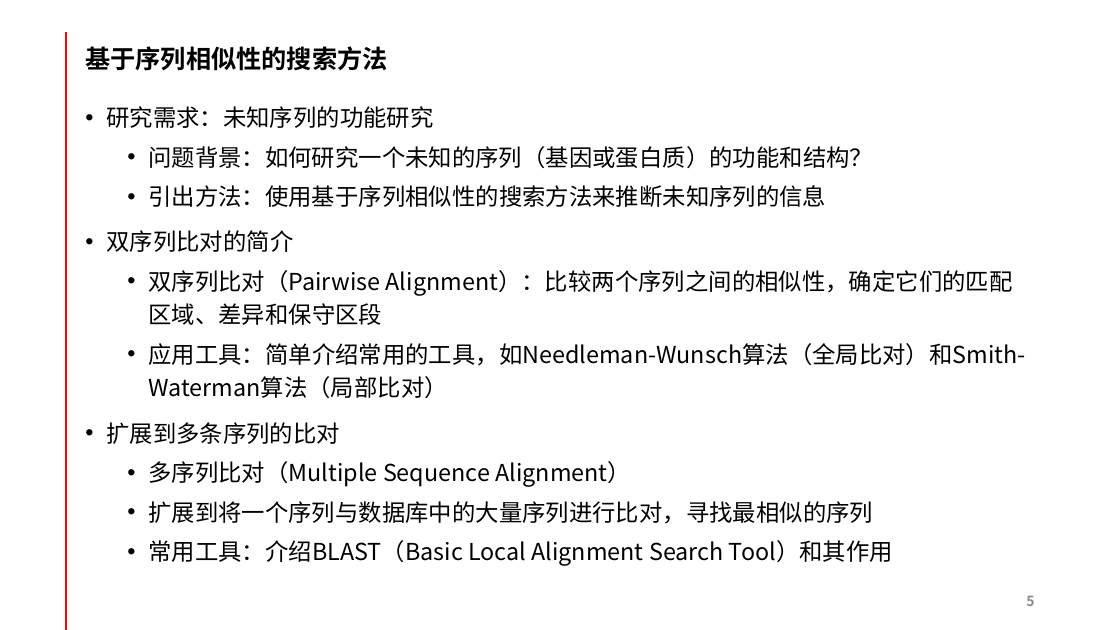
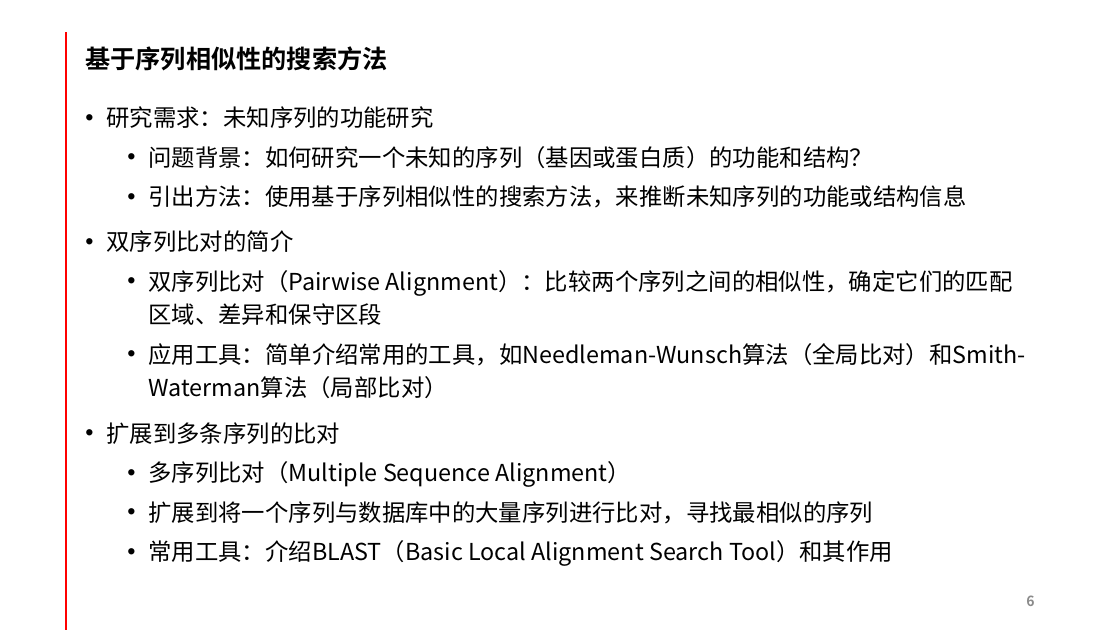
Before and after one commit to yanlinlin82/share, a slide deck: slide 6 of 颜林林-生物信息学中的信息搜索方法-20240909.pptx (slide 5 before the commit). Drawn at 1120x630 pixels with LibreOffice and Linux fonts; fonts in the diff are those of the drawing. Boxes give left, top, right and bottom in pixels: in the first picture for what was removed or moved away, otherwise in the second. Text is boxed around its words. In the diff, an @@ line names an element or a change of style, - is before the commit and + after.

```diff
--- a/颜林林-生物信息学中的信息搜索方法-20240909.pptx
+++ b/颜林林-生物信息学中的信息搜索方法-20240909.pptx
@@ text at [148, 185, 966, 208]: text changed @@
-  • 引出方法：使用基于序列相似性的搜索方法来推断未知序列的信息
+  • 引出方法：使用基于序列相似性的搜索方法，来推断未知序列的功能或结构信息
```
Also in this commit, not shown: 7 other slides changed, 1 slide added.
